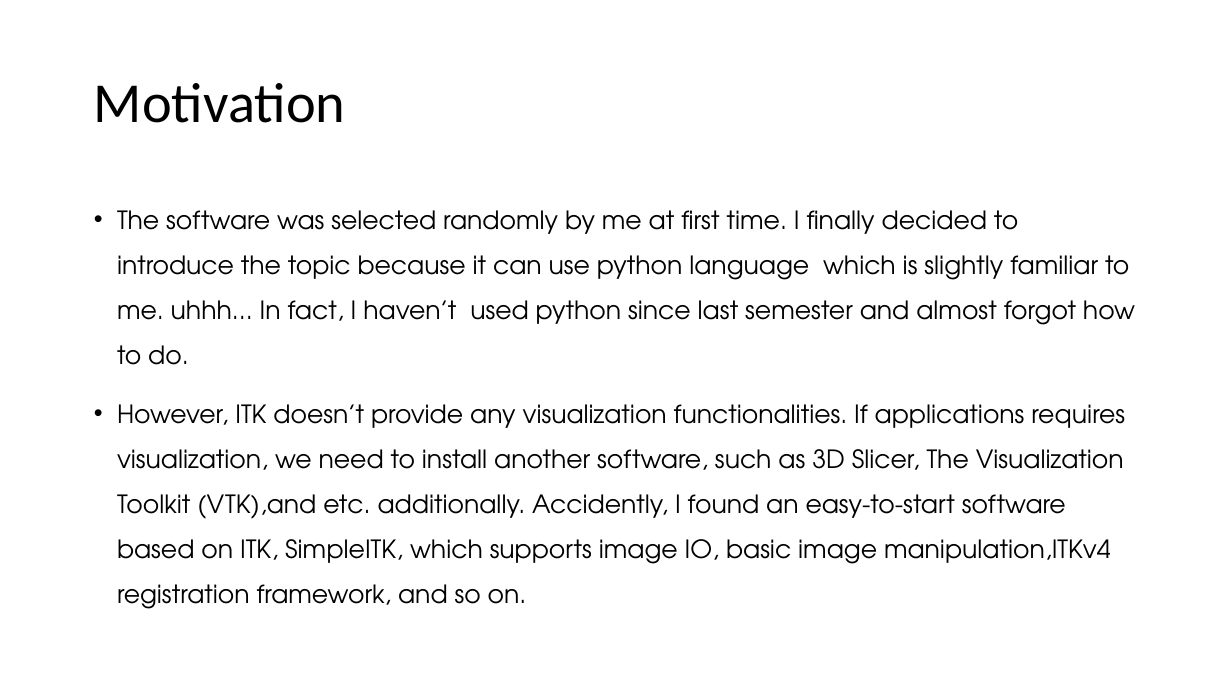
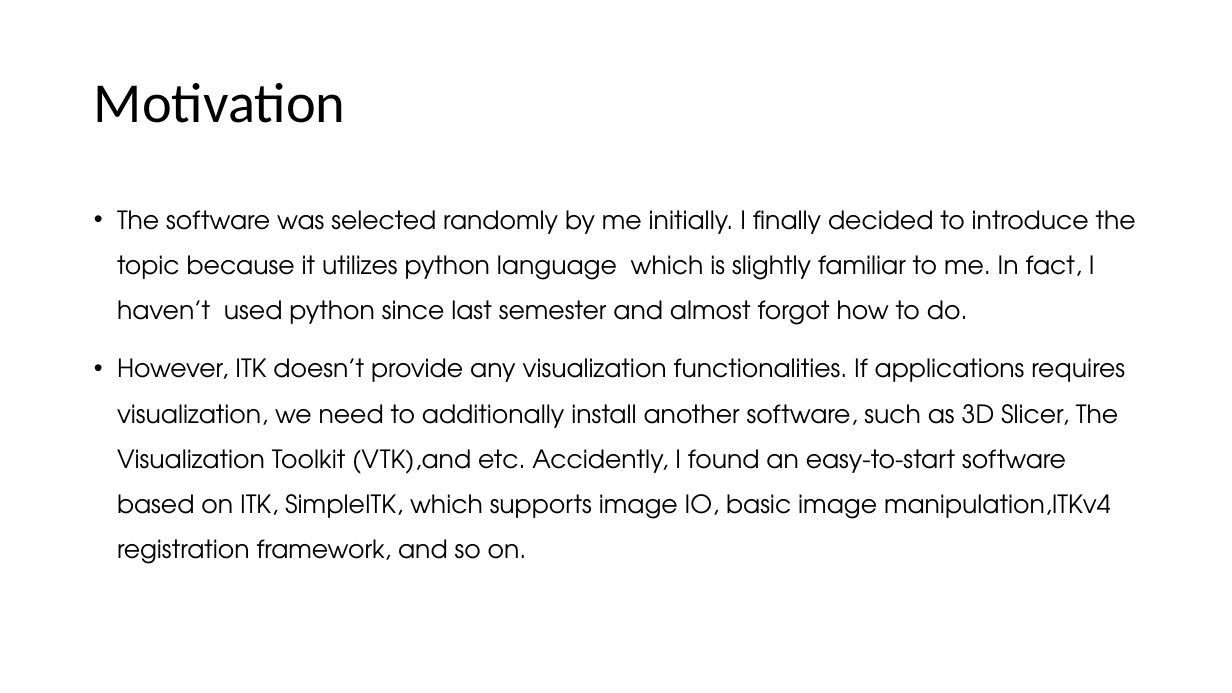
Before and after one commit to autotntfan/BIP, a slide deck: slide 3 of The insight toolkit image registration framework.pptx. Drawn at 1232x693 pixels with LibreOffice and Linux fonts; fonts in the diff are those of the drawing. Boxes give left, top, right and bottom in pixels: in the first picture for what was removed or moved away, otherwise in the second. Text is boxed around its words. In the diff, an @@ line names an element or a change of style, - is before the commit and + after.

Commit message:
final version

```diff
--- a/The insight toolkit image registration framework.pptx
+++ b/The insight toolkit image registration framework.pptx
@@ text at box(117, 210, 1136, 564): text changed @@
-• The software was selected randomly by me at first time. I finally decided to introduce the topic because it can use python language which is slightly familiar to me. uhhh... In fact, I haven’t used python since last semester and almost forgot how to do.
-• However, ITK doesn’t provide any visualization functionalities. If applications requires visualization, we need to install another software, such as 3D Slicer, The Visualization Toolkit (VTK),and etc. additionally. Accidently, I found an easy-to-start software based on ITK, SimpleITK, which supports image IO, basic image manipulation,ITKv4 registration framework, and so on.
+• The software was selected randomly by me initially. I finally decided to introduce the topic because it utilizes python language which is slightly familiar to me. In fact, I haven’t used python since last semester and almost forgot how to do.
+• However, ITK doesn’t provide any visualization functionalities. If applications requires visualization, we need to additionally install another software, such as 3D Slicer, The Visualization Toolkit (VTK),and etc. Accidently, I found an easy-to-start software based on ITK, SimpleITK, which supports image IO, basic image manipulation,ITKv4 registration framework, and so on.
```
Also in this commit, not shown: 17 other slides changed, 1 slide added, 2 slides removed.
